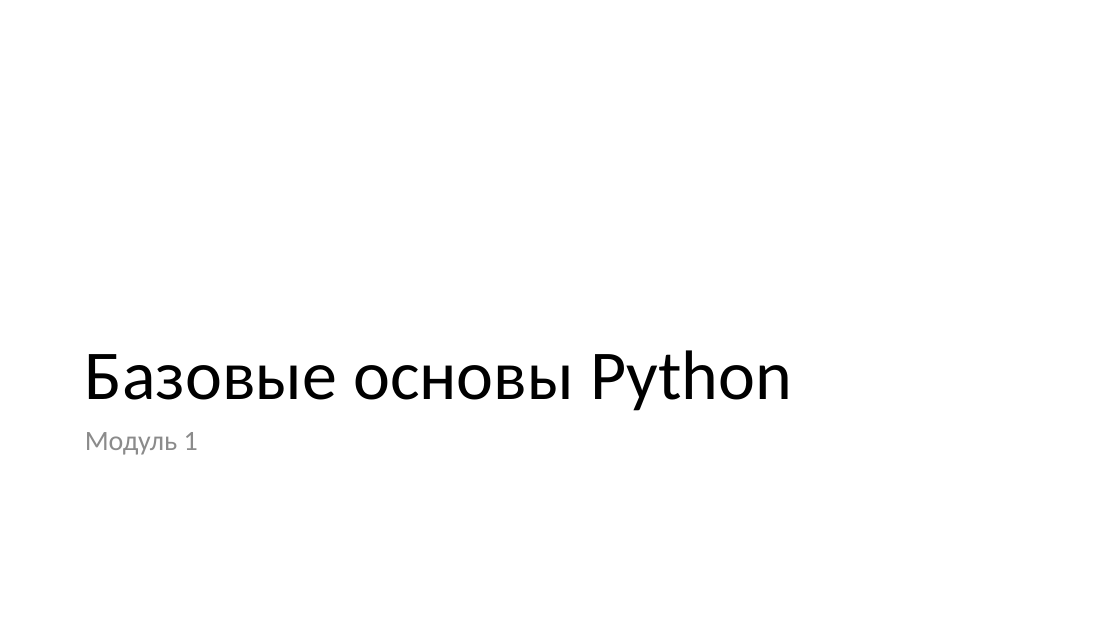
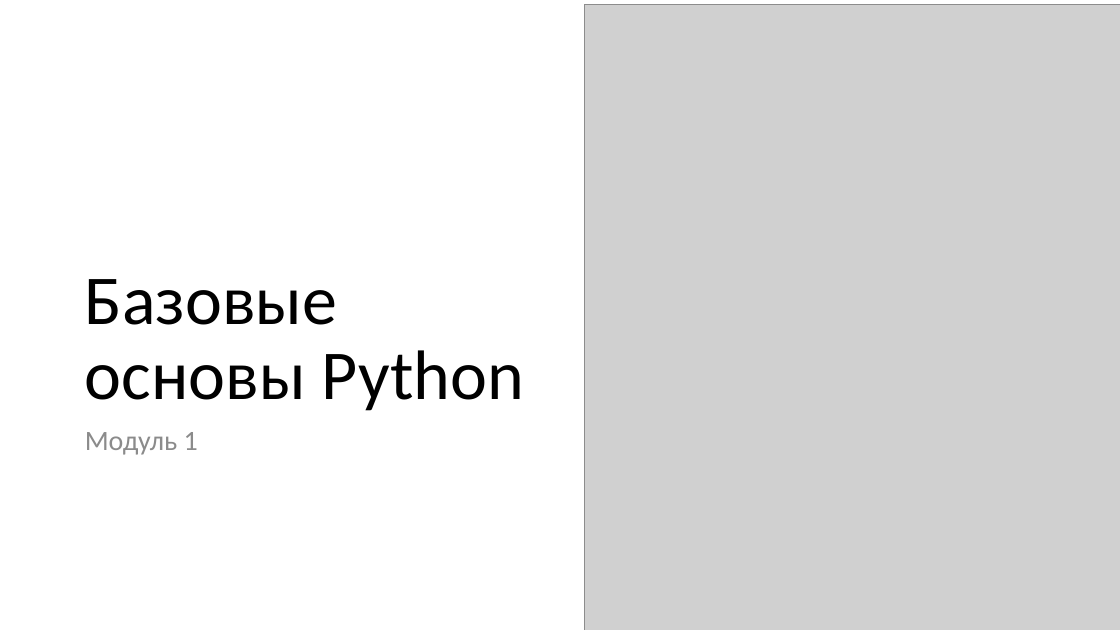
Before and after one commit to paveltsytovich/telegram-course, a slide deck: slide 5 of Presentation/Разработка ботов для телеграмм на Python.pptx (slide 4 before the commit). Drawn at 1120x630 pixels with LibreOffice and Linux fonts; fonts in the diff are those of the drawing; grey boxes stand for pictures. Boxes give left, top, right and bottom in pixels: in the first picture for what was removed or moved away, otherwise in the second. Text is boxed around its words. In the diff, an @@ line names an element or a change of style, - is before the commit and + after.

```diff
--- a/Presentation/Разработка ботов для телеграмм на Python.pptx
+++ b/Presentation/Разработка ботов для телеграмм на Python.pptx
@@ picture added at (584,4,1120,630) @@
@@ title "Базовые основы Python" rewrapped from (85,350,792,411) to (85,279,524,411) @@
```
Also in this commit, not shown: 1 other slide changed, 2 slides added.
